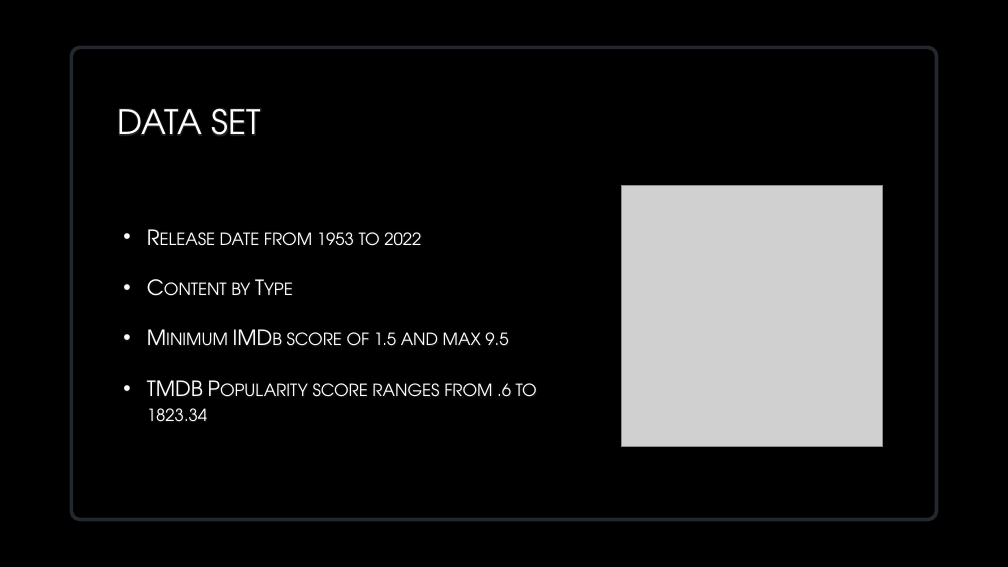
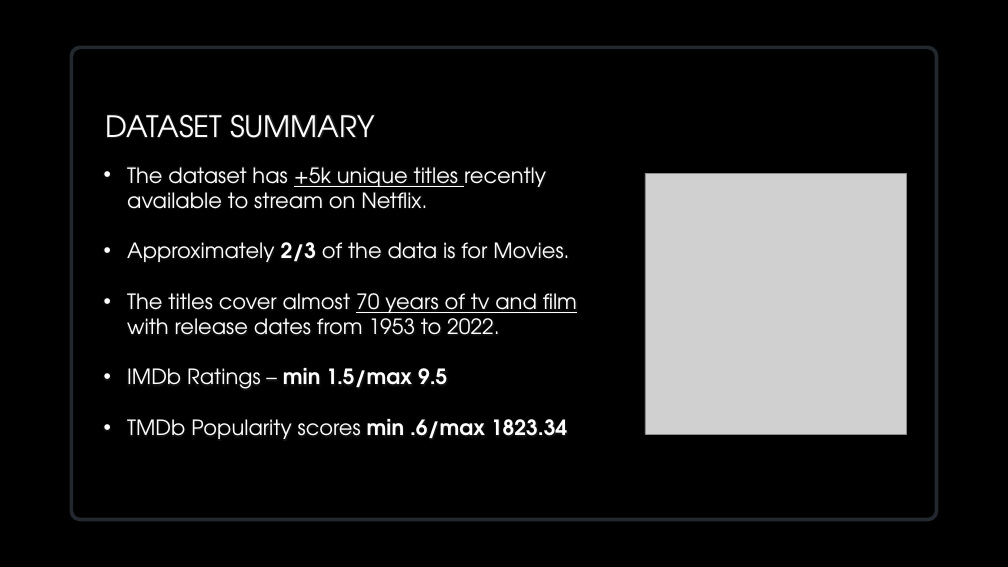
Before and after one commit to VedranaGATech/Project_1_Neflix_and_Chill, a slide deck: slide 5 of Group 1 Presentation 1.pptx (slide 4 before the commit). Drawn at 1008x567 pixels with LibreOffice and Linux fonts; fonts in the diff are those of the drawing; grey boxes stand for pictures; background and template pictures are left out. Boxes give left, top, right and bottom in pixels: in the first picture for what was removed or moved away, otherwise in the second. Text is boxed around its words. In the diff, an @@ line names an element or a change of style, - is before the commit and + after.

```diff
--- a/Group 1 Presentation 1.pptx
+++ b/Group 1 Presentation 1.pptx
@@ title at box(105, 114, 374, 138): text changed; size 32 to 28 pt @@
-DATA SET
+DATASET SUMMARY
@@ text at box(127, 167, 577, 439): text changed @@
-• Release date from 1953 to 2022
-• Content by Type
-• Minimum IMDb score of 1.5 and max 9.5
-• TMDB Popularity score ranges from .6 to 1823.34
+• The dataset has +5k unique titles recently available to stream on Netflix.
+• Approximately 2/3 of the data is for Movies.
+• The titles cover almost 70 years of tv and film with release dates from 1953 to 2022.
+• IMDb Ratings – min 1.5/max 9.5
+• TMDb Popularity scores min .6/max 1823.34
@@ picture: place and size @@
-picture at box(622, 185, 882, 446)
+picture at box(645, 173, 906, 434)
```
Also in this commit, not shown: 5 other slides changed, 9 slides added, 4 slides removed, 4 other files.
